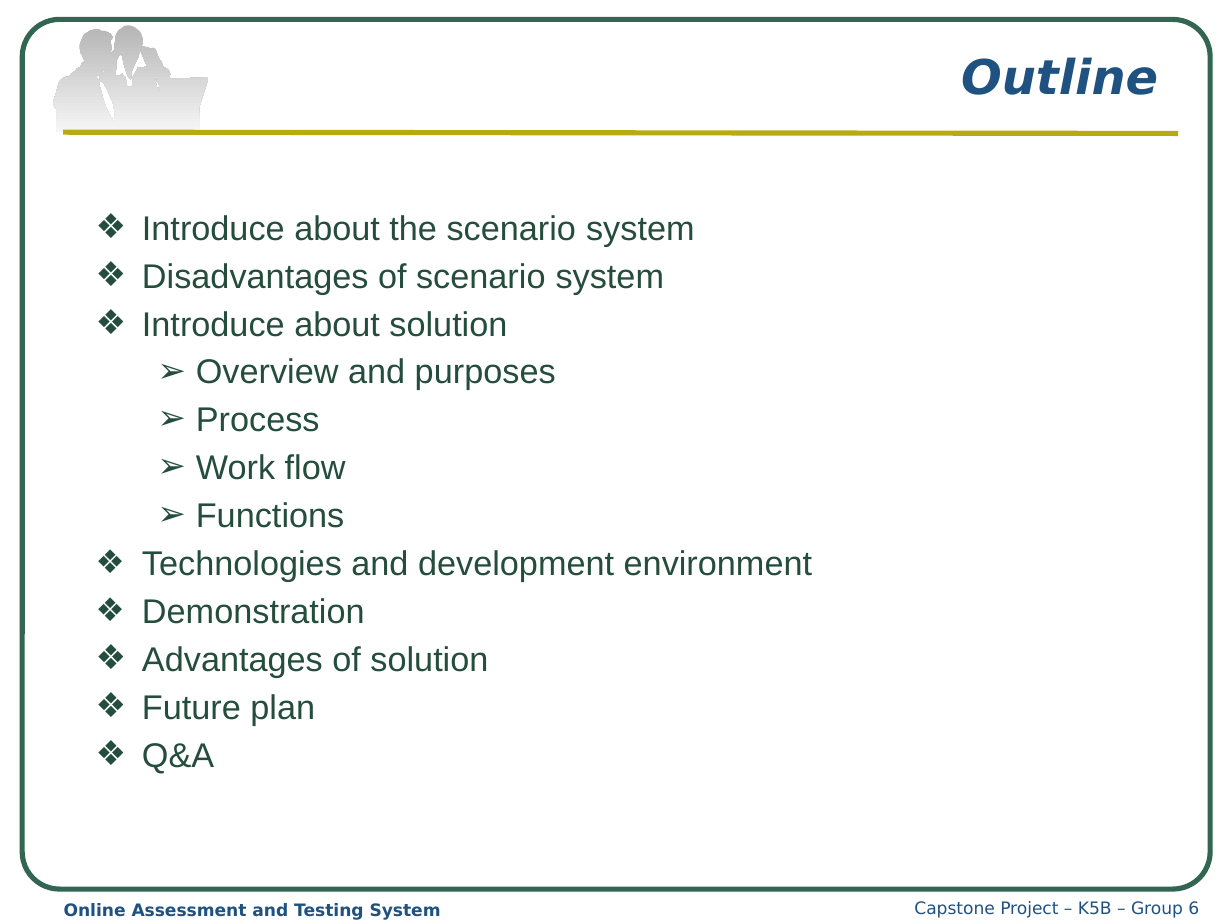
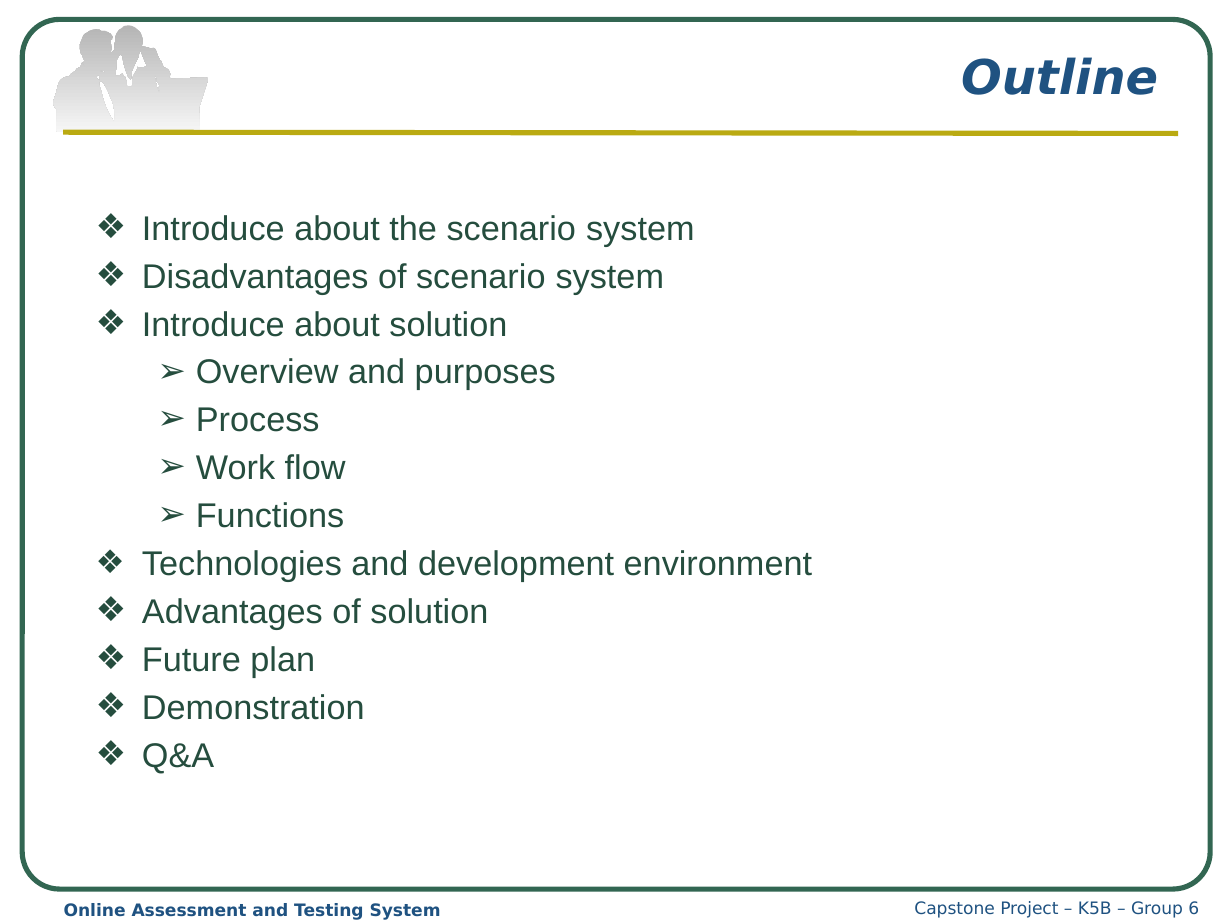
Before and after one commit to haima24/oats-project, a slide deck: slide 3 of Documents/Presentation/OATS_Presentation.pptx. Drawn at 1232x924 pixels with LibreOffice and Linux fonts; fonts in the diff are those of the drawing. Boxes give left, top, right and bottom in pixels: in the first picture for what was removed or moved away, otherwise in the second. Text is boxed around its words. In the diff, an @@ line names an element or a change of style, - is before the commit and + after.

```diff
--- a/Documents/Presentation/OATS_Presentation.pptx
+++ b/Documents/Presentation/OATS_Presentation.pptx
@@ text at [142,598,365,624]: paragraph removed @@
-  ❖ Demonstration
@@ text at [142,694,365,720]: paragraph added @@
+  ❖ Demonstration
```
Also in this commit, not shown: 3 other slides changed, 13 other files.
